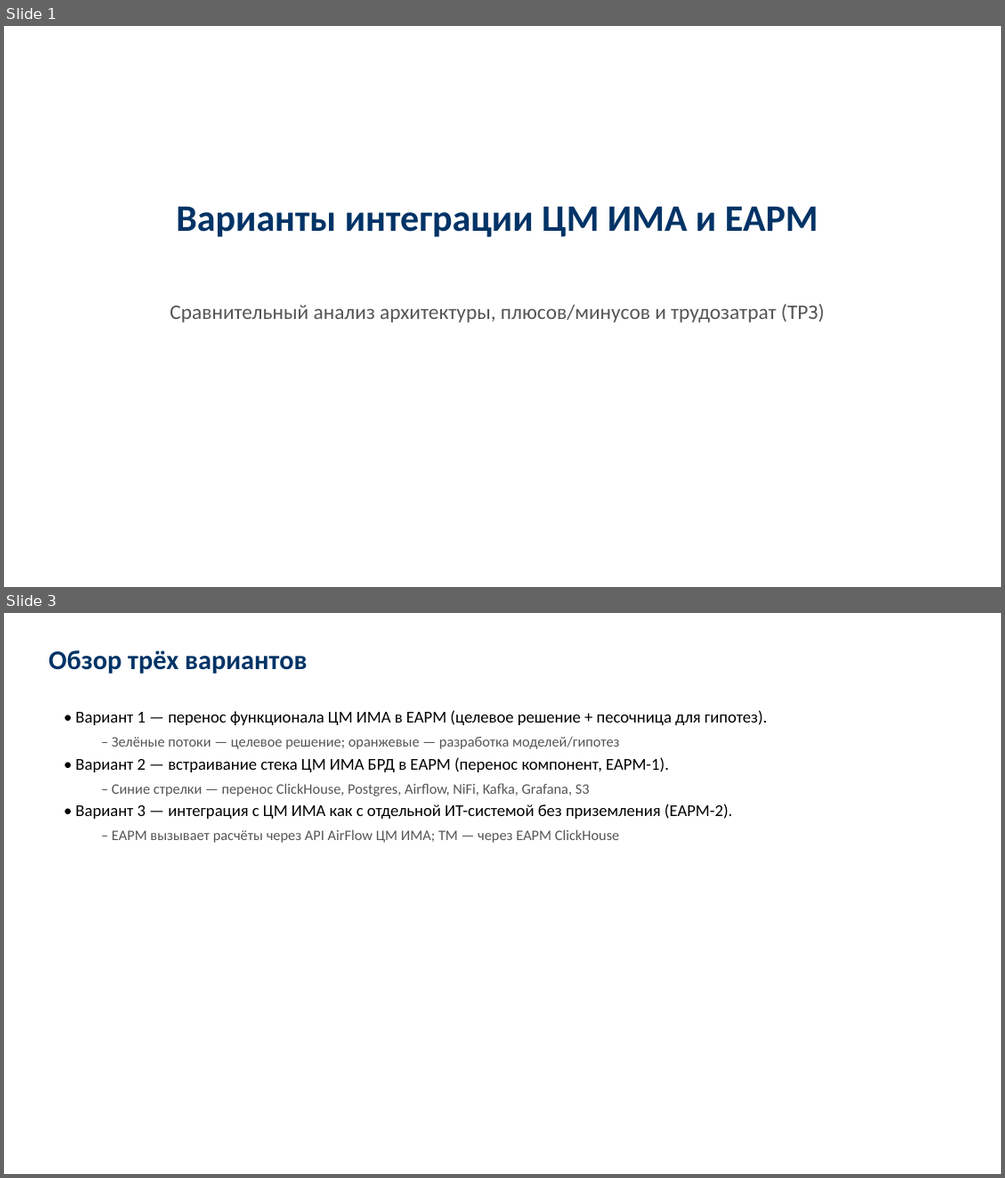
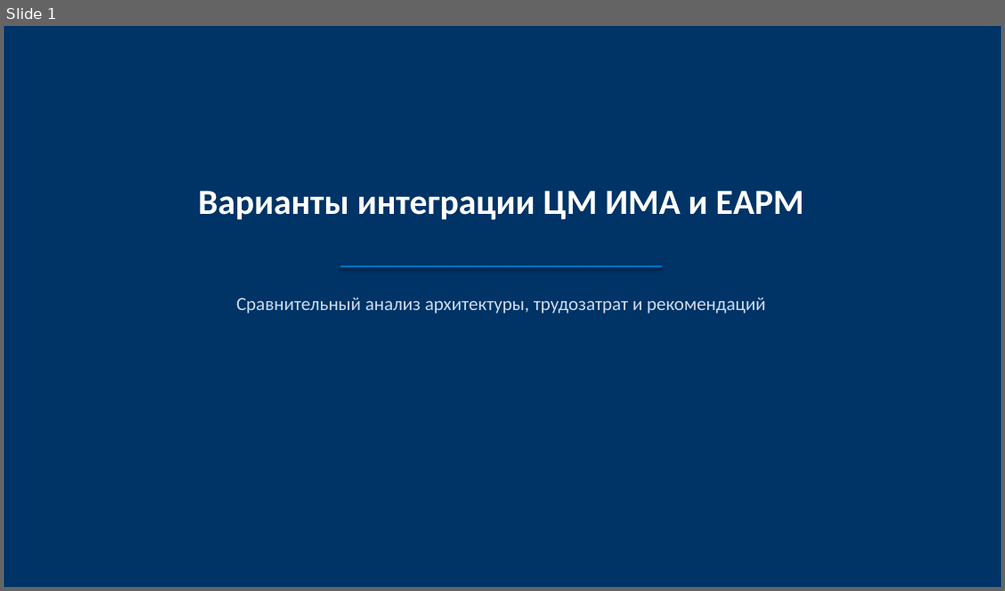
Before and after one commit to KMNV777/main_arsen, a slide deck: docs/presentations/CM_IMA_EAPM_variants_comparison.pptx. Shown one above the other, each under a label of ours: slides 1 and 3 before the commit, slide 1 after it; the slides between them are not shown. The pictures are 1005x1178 and 1005x591 pixels, drawn with LibreOffice and Linux fonts; fonts in the diff are those of the drawing. Boxes give left, top, right and bottom in pixels: in the first picture for what was removed or moved away, otherwise in the second. Text is boxed around its words. In the diff, an @@ line names an element or a change of style, - is before the commit and + after.

```diff
--- a/docs/presentations/CM_IMA_EAPM_variants_comparison.pptx
+++ b/docs/presentations/CM_IMA_EAPM_variants_comparison.pptx
@@ slide 3 removed at (x1=4, y1=613, x2=1001, y2=1174), background #FFFFFF @@
@@ text removed at (x1=48, y1=650, x2=307, y2=674) @@
-Обзор трёх вариантов
@@ text removed at (x1=75, y1=710, x2=767, y2=843) @@
-• Вариант 1 — перенос функционала ЦМ ИМА в ЕАРМ (целевое решение + песочница для гипотез).
-  – Зелёные потоки — целевое решение; оранжевые — разработка моделей/гипотез
-• Вариант 2 — встраивание стека ЦМ ИМА БРД в ЕАРМ (перенос компонент, ЕАРМ-1).
-  – Синие стрелки — перенос ClickHouse, Postgres, Airflow, NiFi, Kafka, Grafana, S3
-• Вариант 3 — интеграция с ЦМ ИМА как с отдельной ИТ-системой без приземления (ЕАРМ-2).
-  – ЕАРМ вызывает расчёты через API AirFlow ЦМ ИМА; ТМ — через ЕАРМ ClickHouse
@@ slide 1 changed as well @@
@@ rectangle added at (x1=4, y1=26, x2=1001, y2=587), fill #003366 @@
@@ text "Варианты интеграции ЦМ ИМА и ..." moved from (x1=176, y1=206, x2=818, y2=237) to (x1=198, y1=191, x2=804, y2=220) @@
@@ text "Варианты интеграции ЦМ ИМА и ..." at (x1=198, y1=191, x2=804, y2=220): size 36 to 34 pt, text colour #003366 to #FFFFFF @@
@@ rectangle added at (x1=340, y1=265, x2=662, y2=267), fill #0070C0 @@
@@ text at (x1=236, y1=297, x2=766, y2=313): text changed; size 20 to 18 pt; text colour #555555 to #CCDDEE @@
-Сравнительный анализ архитектуры, плюсов/минусов и трудозатрат (ТРЗ)
+Сравнительный анализ архитектуры, трудозатрат и рекомендаций
```
Also in this commit, not shown: 18 other slides changed, 2 slides added, 2 other slides removed, 6 other files.
